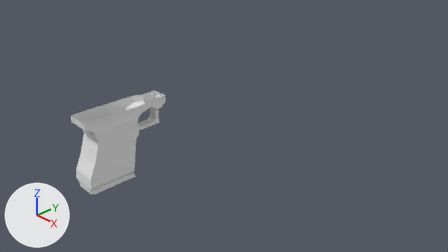
Renders of the Blender file DesertEagle_01.blend from each side of a commit.
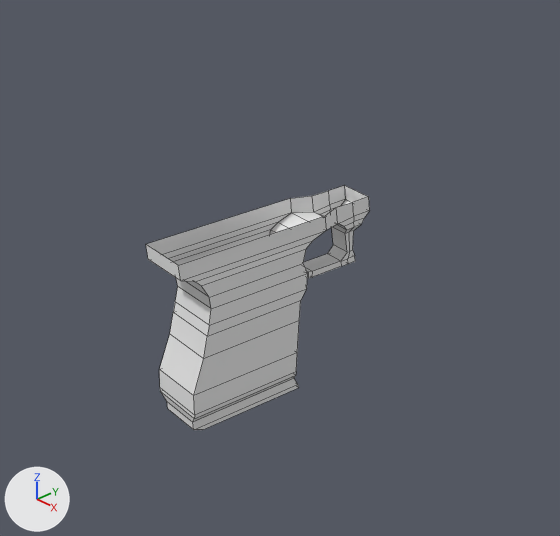
Each version appears first from the file's camera 'Camera', and next in a close-up on the part from 2% to 55% of the width and 5% to 95% of the height. Lighting does not change. The marker at lower left points along +X, +Y and +Z. The close-ups show mesh edges as thin lines.
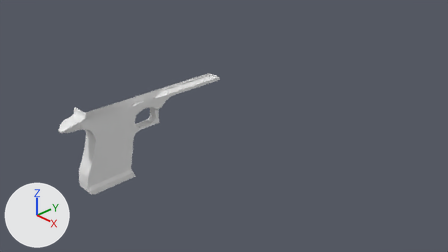
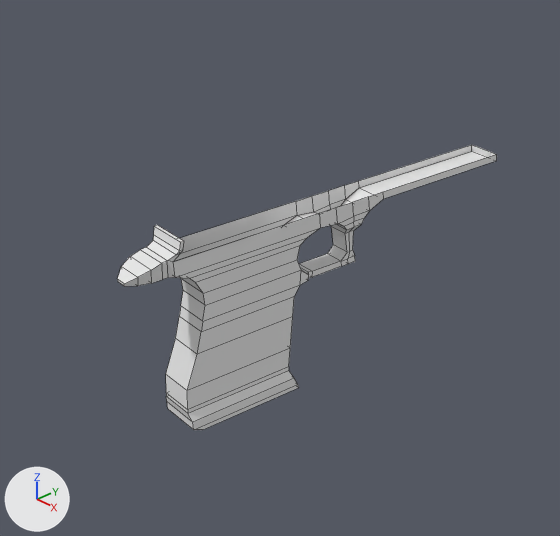
Commit message: Adjust X position

What the commit changed:
me_cube_003 is used by ob_cube_002; location (0.0, 0.0, 0.0).
Verts and faces of me_cube_003; kept vertices keep their numbers, new ones are numbered from 120.
Before the commit, vertices of me_cube_003: 94 (-0.17, -1.22, 1.45) at pixel (345, 199), 95 (0.18, -1.22, 1.45) at pixel (369, 210), 98 (-0.17, -1.22, 1.58) at pixel (344, 185), 99 (0.18, -1.22, 1.58) at pixel (368, 196).
me_cube_003 had 120 vertices, 116 faces and spanned x -0.27..0.28, y -3.09..-1.22, z 0.08..1.58.
me_cube_003 now has 160 vertices, 154 faces and spans x -0.21..0.21, y -3.38..0.25, z 0.08..1.72.
Part 1, on me_cube_003:
1 face is deleted.
13 vertices in x -0.25..0.1, y -3.03..-1.71, z 1.07..1.58 move by (0.08, 0.0, 0.0).
8 vertices in x 0.26, y -2.92..-1.85, z 1.13..1.4 move by (-0.08, 0.0, 0.0).
6 vertices in x -0.27, y -3.09..-2.11, z 0.26..0.46 move by (0.1, 0.0, 0.0).
6 vertices in x 0.28, y -3.09..-2.11, z 0.26..0.46 move by (-0.1, 0.0, 0.0).
6 vertices in x -0.26, y -2.94..-1.96, z 0.74..1.0 move by (0.09, 0.0, 0.0).
6 vertices in x 0.27, y -2.94..-1.96, z 0.74..1.0 move by (-0.09, 0.0, 0.0).
5 vertices move from x 0.11..0.25, y -3.03..-1.71, z 1.02..1.58 to x 0.18, y -3.03..-1.71, z 1.02..1.58.
32 vertices are added at x -0.2..0.2, y -3.38..-2.94, z 1.45..1.72.
33 new faces join them.
Part 2, on me_cube_003:
Faces deleted: (94, 98, 99, 95).
New vertex 132 is at (-0.17, -1.06, 1.51), pixel (359, 187).
New vertex 133 is at (0.18, -1.06, 1.51), pixel (383, 198).
New vertex 134 is at (-0.17, -1.06, 1.58), pixel (358, 180).
New vertex 135 is at (0.18, -1.06, 1.58), pixel (383, 191).
New vertices 136 to 139 stand at vertices 132 to 135, in that order, plus (0.0, 1.31, 0.0).
New faces: (94, 132, 133, 95), (94, 98, 134, 132), (95, 133, 135, 99), (132, 134, 138, 136), (133, 137, 139, 135), (132, 136, 137, 133).
New faces: (136, 138, 139, 137).

Where the change shows, as pixel boxes (x1, y1, x2, y2) in the close-ups (560 x 536 px):
'Cube.002', reshaped (69% wider, 16% taller)
    before: (146, 185, 370, 430)
    after: (117, 145, 497, 430)
part 1 of me_cube_003, built on
    before: (146, 196, 337, 422)
    after: (117, 196, 337, 422)
part 2 of me_cube_003, built on
    before: (345, 186, 368, 202)
    after: (345, 145, 497, 210)
